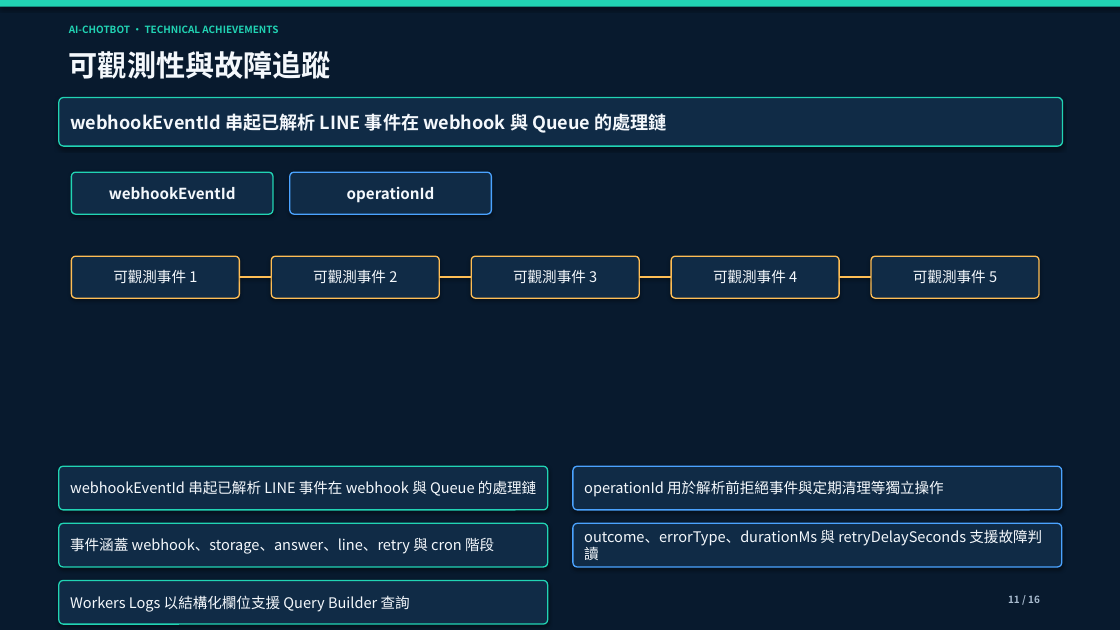
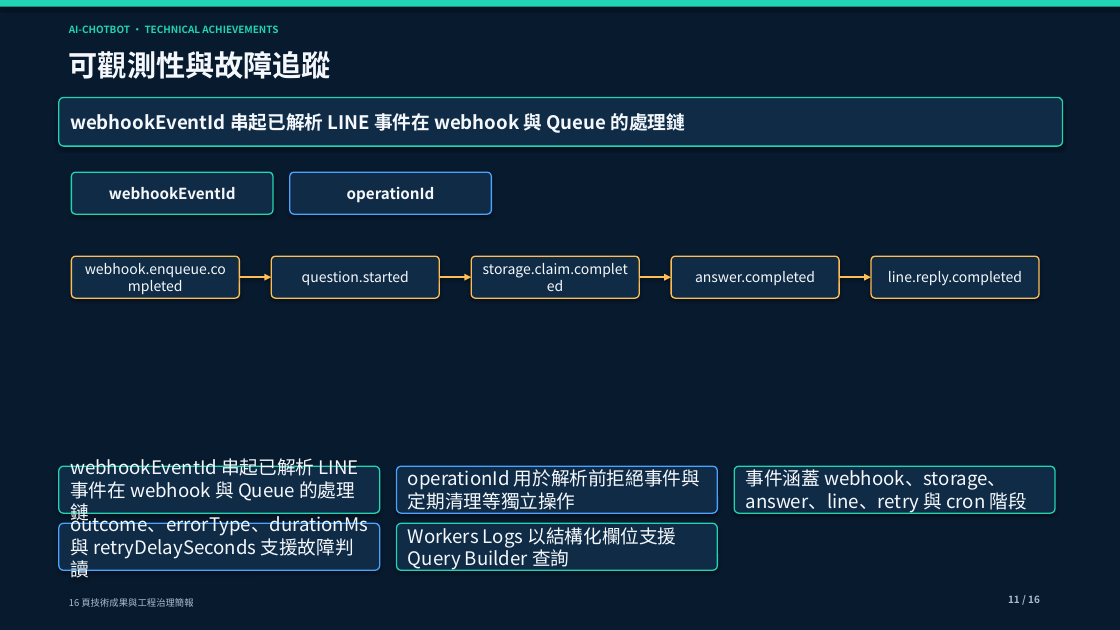
Before and after one commit to yamopeng0918/AI-ChotBot, a slide deck: slide 11 of docs/presentations/AI-ChotBot-technical-achievements.pptx. Drawn at 1120x630 pixels with LibreOffice and Linux fonts; fonts in the diff are those of the drawing. Boxes give left, top, right and bottom in pixels: in the first picture for what was removed or moved away, otherwise in the second. Text is boxed around its words. In the diff, an @@ line names an element or a change of style, - is before the commit and + after.

```diff
--- a/docs/presentations/AI-ChotBot-technical-achievements.pptx
+++ b/docs/presentations/AI-ChotBot-technical-achievements.pptx
@@ rounded rectangle "webhookEventId 串起已解析 LINE 事件在 webhook ..." at (x1=59, y1=97, x2=1063, y2=146): size 15.5 to 16 pt @@
@@ text in rounded rectangle at (x1=85, y1=263, x2=226, y2=278): text changed; size 12.5 to 12 pt @@
-可觀測事件 1
+webhook.enqueue.completed
@@ text in rounded rectangle at (x1=483, y1=263, x2=815, y2=285): text changed; size 12.5 to 12 pt @@
-可觀測事件 3
+storage.claim.completed
@@ line (239, 277) - (271, 277): line to arrow @@
@@ text in rounded rectangle at (x1=302, y1=271, x2=409, y2=286): text changed; size 12.5 to 12 pt @@
-可觀測事件 2
+question.started
@@ line (439, 277) - (471, 277): line to arrow @@
@@ line (639, 277) - (671, 277): line to arrow @@
@@ text in rounded rectangle at (x1=695, y1=271, x2=1022, y2=286): text changed; size 12.5 to 12 pt @@
-可觀測事件 4
+answer.completed
@@ line (839, 277) - (871, 277): line to arrow @@
@@ text in rounded rectangle at (x1=888, y1=271, x2=1022, y2=286): text changed; size 12.5 to 12 pt @@
-可觀測事件 5
+line.reply.completed
@@ rounded rectangle "webhookEventId 串起已解析 LINE 事件在 webhook ..." resized from (x1=59, y1=466, x2=548, y2=510) to (x1=59, y1=466, x2=380, y2=513) @@
@@ rounded rectangle "operationId 用於解析前拒絕事件與定期清理等獨立操作" resized from (x1=573, y1=466, x2=1062, y2=510) to (x1=397, y1=466, x2=718, y2=513) @@
@@ rounded rectangle "事件涵蓋 webhook、storage、answer、line、retry 與 cron 階段" resized from (x1=59, y1=523, x2=548, y2=567) to (x1=734, y1=466, x2=1055, y2=513) @@
@@ rounded rectangle "outcome、errorType、durationMs 與 retryDelaySeconds 支援故障判讀" resized from (x1=573, y1=523, x2=1062, y2=567) to (x1=59, y1=523, x2=380, y2=571) @@
@@ size 12.5 to 16 pt in 5 elements at (x1=59, y1=466, x2=380, y2=513), (x1=397, y1=466, x2=718, y2=513), (x1=734, y1=466, x2=1055, y2=513), (x1=59, y1=523, x2=380, y2=571), (x1=397, y1=523, x2=718, y2=571) @@
@@ rounded rectangle "Workers Logs 以結構化欄位支援 Query Builder ..." resized from (x1=59, y1=581, x2=548, y2=624) to (x1=397, y1=523, x2=718, y2=571) @@
```
Also in this commit, not shown: 15 other slides changed, 3 other files.
